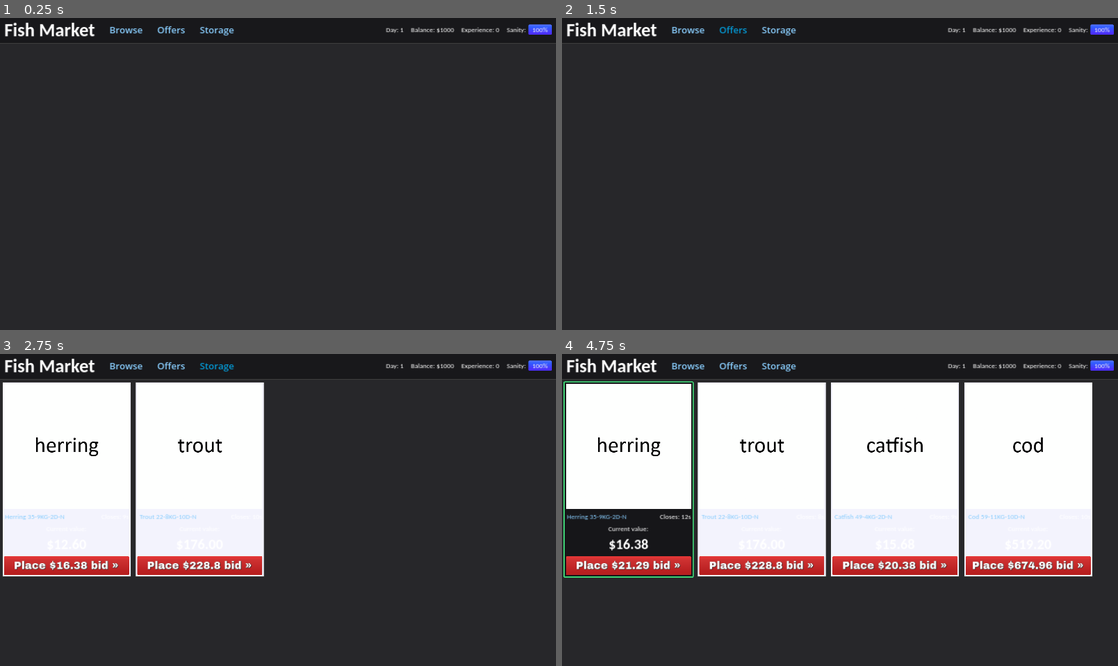
Above: before the commit, frames 1-4 (two rows, left to right).
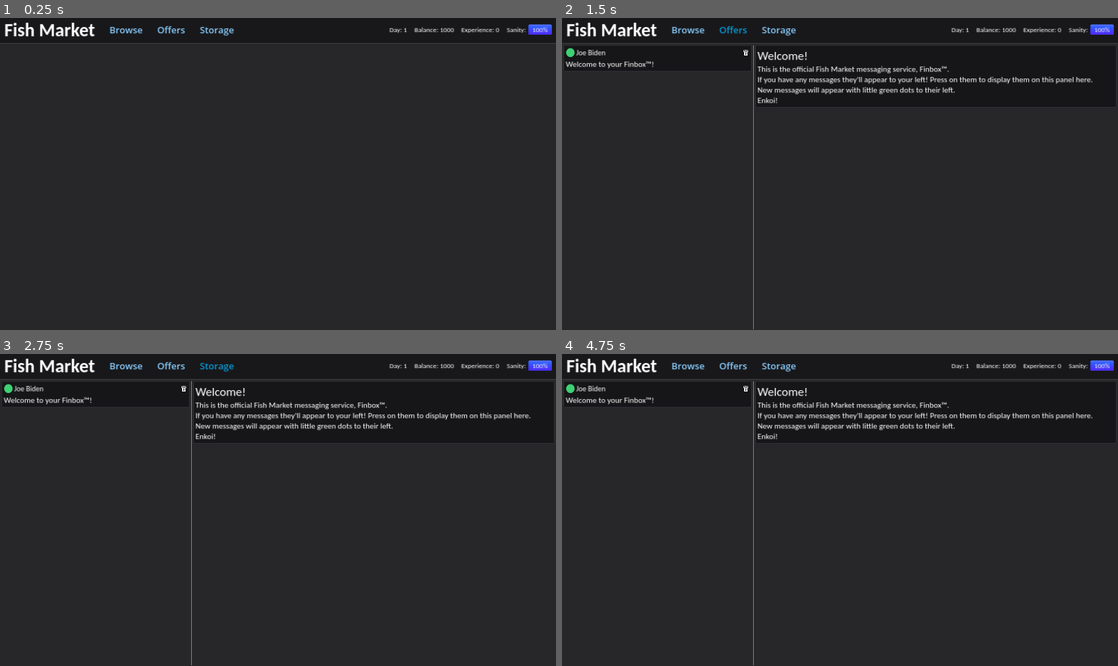
Above: after the commit, the same moments.

Repository: nirefi/fish
Game: Godot game, scene res://scenes/main.tscn
The game is run twice, just before and just after one commit, with the same random seed, the same clock (stepped at 60 frames per second) and the same inputs.
Inputs (mouse positions are in pixels of both pictures, inside the frame that each line leads up to):
- Up to frame 1 (0.25 s): no input
- Up to frame 2 (1.5 s): click "Browse" at 0.5 s; click "Offers" at 1.25 s
- Up to frame 3 (2.75 s): click "Storage" at 2 s
- Up to frame 4 (4.75 s): click (595, 516) at 2.75 s, where only the run before the commit has a clickable "Herring 35-9KG-2D-N"; click (628, 566) at 3.52 s; click (728, 516) at 4.25 s, where only the run before the commit has a clickable "Trout 22-8KG-10D-N"

The runs differ from the first frame. In frame 1, less than 0.1% of the frame differs, in the area x 69-80%, y 2-5%; in frame 2, 1.7%; in frame 3, 30%; in frame 4, 54%, in the area x 0-96%, y 2-100%.
Error before the commit: Invalid assignment of property or key 'text' with value of type 'String' on a base object of type 'null instance'. (res://scripts/main.gd:28)

Commit message:
switching tabs and offers

Diff:
--- /dev/null
+++ b/resources/offers/welcome_offer.tres
@@ -0,0 +1,11 @@
+[gd_resource type="Resource" script_class="OfferBase" load_steps=2 format=3 uid="uid://dd6110l3jabtm"]
+
+[ext_resource type="Script" path="res://scripts/offer_base.gd" id="1_v3pgh"]
+
+[resource]
+script = ExtResource("1_v3pgh")
+sender = "Fish Market"
+intro = "Welcome to your Finbox!"
+details = ["[font_size=42]Welcome![/font_size]", "This is the official Fish Market messaging service, Finbox™.", "If you have any messages they'll appear to your left! Press on them to display them on this panel here.", "New messages will appear with little green dots to their left.", "Enkoi!"]
+basic = true
+requirements = []
--- a/scenes/item.tscn
+++ b/scenes/item.tscn
@@ -30,6 +30,67 @@
 content_margin_right = 15.0
 content_margin_bottom = 10.0
 bg_color = Color(0, 0, 0, 0)
+
+[sub_resource type="Animation" id="Animation_v4shi"]
+length = 0.001
+tracks/0/type = "value"
+tracks/0/imported = false
+tracks/0/enabled = true
+tracks/0/path = NodePath("PanelDisabled:visible")
+tracks/0/interp = 1
+tracks/0/loop_wrap = true
+tracks/0/keys = {
+"times": PackedFloat32Array(0),
+"transitions": PackedFloat32Array(1),
+"update": 1,
+"values": [false]
+}
+tracks/1/type = "value"
+tracks/1/imported = false
+tracks/1/enabled = true
+tracks/1/path = NodePath("PanelDisabled:self_modulate")
+tracks/1/interp = 1
+tracks/1/loop_wrap = true
+tracks/1/keys = {
+"times": PackedFloat32Array(0),
+"transitions": PackedFloat32Array(1),
+"update": 0,
+"values": [Color(1, 1, 1, 1)]
+}
+
+[sub_resource type="Animation" id="Animation_np470"]
+resource_name = "auction_closed"
+length = 0.5
+tracks/0/type = "value"
+tracks/0/imported = false
+tracks/0/enabled = true
+tracks/0/path = NodePath("PanelDisabled:visible")
+tracks/0/interp = 1
+tracks/0/loop_wrap = true
+tracks/0/keys = {
+"times": PackedFloat32Array(0, 0.5),
+"transitions": PackedFloat32Array(1, 1),
+"update": 1,
+"values": [true, true]
+}
+tracks/1/type = "value"
+tracks/1/imported = false
+tracks/1/enabled = true
+tracks/1/path = NodePath("PanelDisabled:self_modulate")
+tracks/1/interp = 1
+tracks/1/loop_wrap = true
+tracks/1/keys = {
+"times": PackedFloat32Array(0, 0.5),
+"transitions": PackedFloat32Array(1, 1),
+"update": 0,
+"values": [Color(1, 1, 1, 0), Color(1, 1, 1, 1)]
+}
+
+[sub_resource type="AnimationLibrary" id="AnimationLibrary_2nknf"]
+_data = {
+"RESET": SubResource("Animation_v4shi"),
+"auction_closed": SubResource("Animation_np470")
+}
 
 [node name="ItemContainer" type="PanelContainer"]
 custom_minimum_size = Vector2(450, 0)
@@ -143,5 +204,10 @@
 visible = false
 layout_mode = 2
 
+[node name="AnimationPlayer" type="AnimationPlayer" parent="."]
+libraries = {
+"": SubResource("AnimationLibrary_2nknf")
+}
+
 [connection signal="pressed" from="MarginContainer/VBoxContainer/BidButtonContainer/BidButton" to="." method="_on_bid_button_pressed"]
 [connection signal="timeout" from="ItemTime" to="." method="_on_item_time_timeout"]
--- a/scenes/main.tscn
+++ b/scenes/main.tscn
@@ -189,25 +189,17 @@
 layout_mode = 2
 theme_override_styles/panel = SubResource("StyleBoxFlat_youbm")
 
-[node name="NotificationMargin" type="MarginContainer" parent="VBoxContainer/MainContentPanel"]
-visible = false
+[node name="Notification" parent="VBoxContainer/MainContentPanel" instance=ExtResource("5_4v3s4")]
 layout_mode = 1
 anchors_preset = 4
 anchor_top = 0.5
 anchor_bottom = 0.5
-offset_top = -30.0
-offset_right = 40.0
-offset_bottom = 30.0
-grow_vertical = 2
-theme_override_constants/margin_top = 30
-theme_override_constants/margin_bottom = 30
-
-[node name="VBoxContainer" type="VBoxContainer" parent="VBoxContainer/MainContentPanel/NotificationMargin"]
-layout_mode = 2
-theme_override_constants/separation = 15
-
-[node name="Notification" parent="VBoxContainer/MainContentPanel/NotificationMargin/VBoxContainer" instance=ExtResource("5_4v3s4")]
-layout_mode = 2
+offset_left = 0.0
+offset_top = -32.0
+offset_right = 64.0
+offset_bottom = 32.0
+grow_vertical = 2
+size_flags_horizontal = 0
 
 [connection signal="pressed" from="VBoxContainer/PanelContainer/MarginContainer/HBoxContainer/ButtonsContainer/BrowseButton" to="." method="_on_browse_button_pressed"]
 [connection signal="pressed" from="VBoxContainer/PanelContainer/MarginContainer/HBoxContainer/ButtonsContainer/OffersButton" to="." method="_on_offers_button_pressed"]
--- a/scenes/notification.tscn
+++ b/scenes/notification.tscn
@@ -1,13 +1,77 @@
-[gd_scene load_steps=3 format=3 uid="uid://2uq7k0rvpcik"]
+[gd_scene load_steps=6 format=3 uid="uid://2uq7k0rvpcik"]
 
 [ext_resource type="Texture2D" uid="uid://pjijcfwkl75c" path="res://assets/sprites/price_down_notif.png" id="1_n57xy"]
 
 [sub_resource type="StyleBoxFlat" id="StyleBoxFlat_c3pg2"]
 bg_color = Color(0.0941176, 0.0941176, 0.105882, 0.607843)
+corner_radius_top_right = 4
+corner_radius_bottom_right = 4
+
+[sub_resource type="Animation" id="Animation_n3t4q"]
+length = 0.001
+tracks/0/type = "value"
+tracks/0/imported = false
+tracks/0/enabled = true
+tracks/0/path = NodePath(".:position")
+tracks/0/interp = 1
+tracks/0/loop_wrap = true
+tracks/0/keys = {
+"times": PackedFloat32Array(0),
+"transitions": PackedFloat32Array(1),
+"update": 0,
+"values": [Vector2(-64, 0)]
+}
+tracks/1/type = "value"
+tracks/1/imported = false
+tracks/1/enabled = true
+tracks/1/path = NodePath(".:modulate")
+tracks/1/interp = 1
+tracks/1/loop_wrap = true
+tracks/1/keys = {
+"times": PackedFloat32Array(0),
+"transitions": PackedFloat32Array(1),
+"update": 0,
+"values": [Color(1, 1, 1, 0)]
+}
+
+[sub_resource type="Animation" id="Animation_on5qf"]
+resource_name = "notification_appear"
+length = 0.3
+tracks/0/type = "value"
+tracks/0/imported = false
+tracks/0/enabled = true
+tracks/0/path = NodePath(".:position")
+tracks/0/interp = 1
+tracks/0/loop_wrap = true
+tracks/0/keys = {
+"times": PackedFloat32Array(0, 0.3),
+"transitions": PackedFloat32Array(1, 1e-05),
+"update": 0,
+"values": [Vector2(-64, 0), Vector2(0, 0)]
+}
+tracks/1/type = "value"
+tracks/1/imported = false
+tracks/1/enabled = true
+tracks/1/path = NodePath(".:modulate")
+tracks/1/interp = 1
+tracks/1/loop_wrap = true
+tracks/1/keys = {
+"times": PackedFloat32Array(0, 0.3),
+"transitions": PackedFloat32Array(1, 1),
+"update": 0,
+"values": [Color(1, 1, 1, 0), Color(1, 1, 1, 1)]
+}
+
+[sub_resource type="AnimationLibrary" id="AnimationLibrary_epnsb"]
+_data = {
+"RESET": SubResource("Animation_n3t4q"),
+"notification_appear": SubResource("Animation_on5qf")
+}
 
 [node name="Notification" type="PanelContainer"]
-offset_right = 40.0
-offset_bottom = 40.0
+modulate = Color(1, 1, 1, 0)
+offset_left = -64.0
+offset_bottom = 64.0
 theme_override_styles/panel = SubResource("StyleBoxFlat_c3pg2")
 
 [node name="HBoxContainer" type="HBoxContainer" parent="."]
@@ -16,3 +80,8 @@
 [node name="TextureRect" type="TextureRect" parent="HBoxContainer"]
 layout_mode = 2
 texture = ExtResource("1_n57xy")
+
+[node name="AnimationPlayer" type="AnimationPlayer" parent="."]
+libraries = {
+"": SubResource("AnimationLibrary_epnsb")
+}
--- a/scripts/auction_generator.gd
+++ b/scripts/auction_generator.gd
@@ -50,6 +50,7 @@
 	auction_item_instance.current_bid_value_label.text = "$%.02f" % auction_item_instance.price_value
 
 	auction_item_instance.bid_text.text = "Place $" + str(Global.round_place(auction_item_instance.price_value * auction_item_instance.BID_PRICE_MULTIPLIER, 2)) + " bid »"
+
 func _on_item_spawn_timer_timeout() -> void:
 	create_button()
 
--- a/scripts/global.gd
+++ b/scripts/global.gd
@@ -2,10 +2,23 @@
 
 var money: float = 1000.00
 var day: int = 1
-var rep: int = 200
+var exp: int = 0
 var username: String = "Placeholder"
 var items_held: Array
+var all_offers: Array[OfferBase]
+var current_offers: Array[OfferBase]
+
+func _ready() -> void:
+	load_offers("res://resources/offers/")
 
 # function to round, at some point will make sure its always the amount of places so it wont end up like 22.9 when at 2dp
 func round_place(num, places):
 	return (round(num * pow(10, places)) / pow(10, places))
+
+func load_offers(path: String):
+	var dir = DirAccess.open(path)
+	if dir:
+		for file in dir.get_files():
+			var offer = load(path + "/" + file)
+			if offer is OfferBase:
+				all_offers.append(offer)
--- a/scripts/main.gd
+++ b/scripts/main.gd
@@ -1,9 +1,12 @@
 extends Control
 
-@onready var stats_label: Label = $VBoxContainer/PanelContainer/MarginContainer/StatsLabel
 @onready var main_content_panel: Panel = $VBoxContainer/MainContentPanel
 const ITEM_LIST = preload("res://scenes/item_list.tscn")
 const OFFERS_LIST = preload("res://scenes/offers_list.tscn")
+@onready var balance_label: Label = $VBoxContainer/PanelContainer/MarginContainer/HBoxContainer/StatsContainer/BalanceLabel
+@onready var exp_label: Label = $VBoxContainer/PanelContainer/MarginContainer/HBoxContainer/StatsContainer/ExpLabel
+@onready var sanity_label: Label = $VBoxContainer/PanelContainer/MarginContainer/HBoxContainer/StatsContainer/SanityLabel
+@onready var day_label: Label = $VBoxContainer/PanelContainer/MarginContainer/HBoxContainer/StatsContainer/DayLabel
 
 func _ready() -> void:
 	update_stats()
@@ -11,13 +14,18 @@
 func _on_browse_button_pressed() -> void:
 	hide_scenes_children(main_content_panel)
 	if main_content_panel.has_node("ItemList"):
-		print("TEST")
+		main_content_panel.get_node("ItemList").visible = true
 	else:
 		var item_list_instance = ITEM_LIST.instantiate()
 		main_content_panel.add_child(item_list_instance)
 
 func _on_offers_button_pressed() -> void:
-	pass # Replace with function body.
+	hide_scenes_children(main_content_panel)
+	if main_content_panel.has_node("OffersContainer"):
+		main_content_panel.get_node("OffersContainer").visible = true
+	else:
+		var offers_list_instance = OFFERS_LIST.instantiate()
+		main_content_panel.add_child(offers_list_instance)
 
 func _on_storage_button_pressed() -> void:
 	# print the array of dictonary entries which is the storage. will not be adding proper display until finished minimum viable product
@@ -25,7 +33,9 @@
 
 func update_stats():
 	# set the stats
-	stats_label.text = "Day: " + str(Global.day) + "| Balance: $" + str(Global.round_place(Global.money, 2)) + " | Reputation: " + str(Global.rep)
+	day_label.text = "Day: " + str(Global.day)
+	balance_label.text = "Balance: " + str(Global.round_place(Global.money, 2))
+	exp_label.text = "Experience: " + str(Global.exp)
 
 # TODO LATER: UPDATE STATS BY A SIGNAL SENT WHEN ANY BID BUTTON IS PRESSED AS TO MAKE THIS MORE PERFORMANT
 func _process(delta: float) -> void:
--- /dev/null
+++ b/scripts/offer_base.gd
@@ -0,0 +1,8 @@
+extends Resource
+class_name OfferBase
+
+@export var sender: String
+@export var intro: String
+@export var details: Array[String]
+@export var basic: bool = true
+@export var requirements: Array
Binary file changed: assets/sprites/snapper-icon.png
Not shown: 1 places in scenes/item.tscn that only renumber resources
